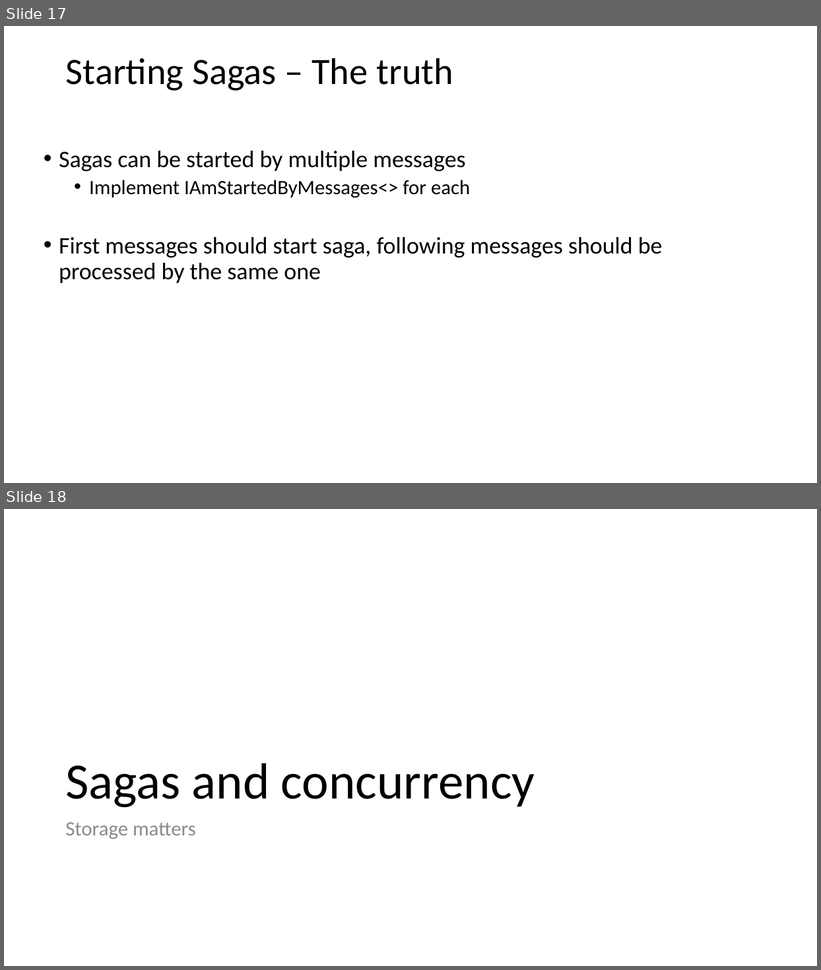
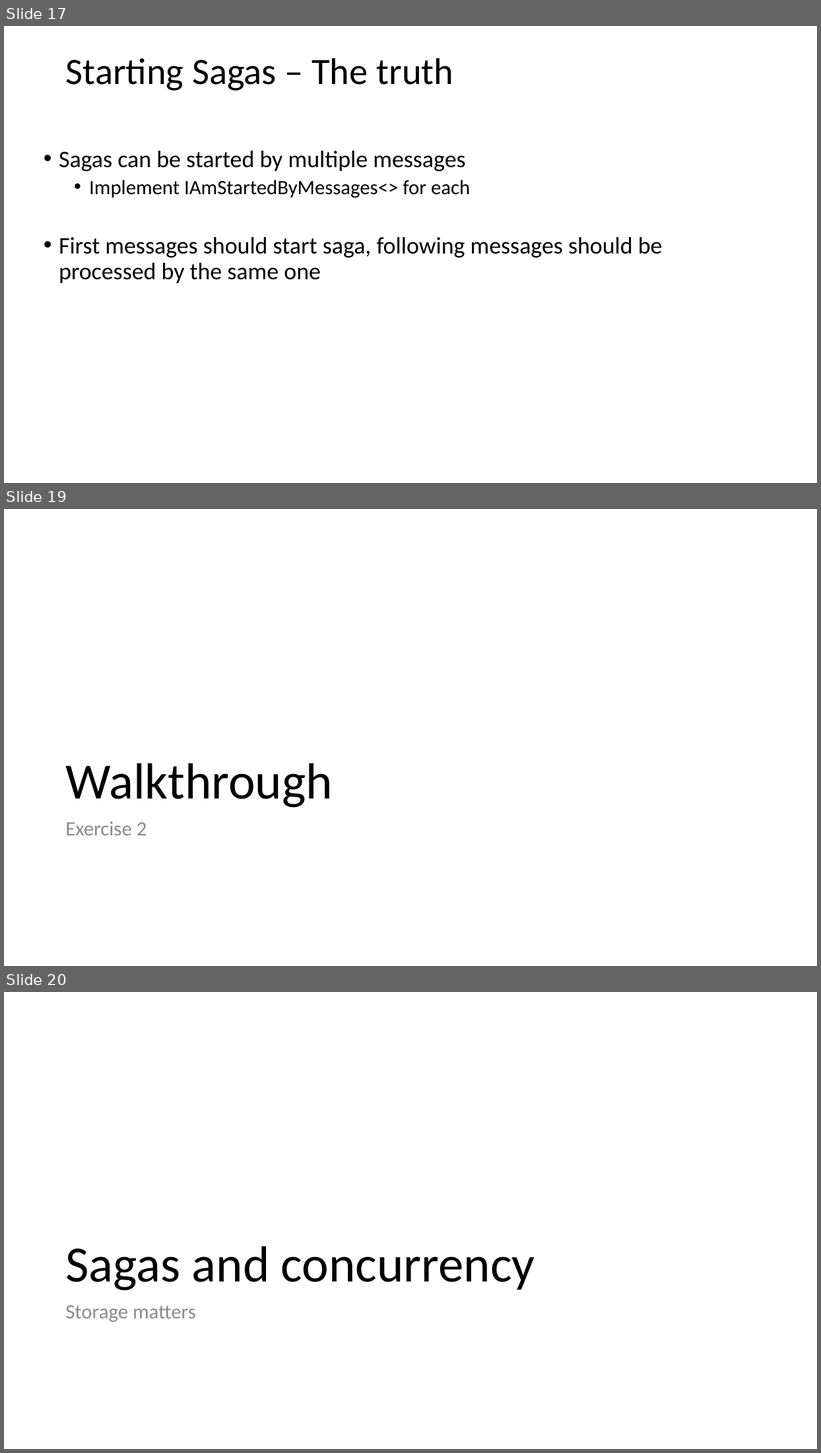
Before and after one commit to Particular/SagaMasterClass, a slide deck: SagaMasterClass.pptx. Shown one above the other, each under a label of ours: slides 17 and 18 before the commit, slides 17, 19 and 20 after it; the slides between them are not shown. The pictures are 821x970 and 821x1453 pixels, drawn with LibreOffice and Linux fonts; fonts in the diff are those of the drawing. Boxes give left, top, right and bottom in pixels: in the first picture for what was removed or moved away, otherwise in the second. Text is boxed around its words. In the diff, an @@ line names an element or a change of style, - is before the commit and + after.

```diff
--- a/SagaMasterClass.pptx
+++ b/SagaMasterClass.pptx
@@ slide 19 added at bbox=[4, 509, 817, 966], background #FFFFFF @@
@@ title added at bbox=[65, 763, 332, 808], 60 pt, text #000000 @@
+Walkthrough
@@ text added at bbox=[65, 822, 147, 836], 24 pt, text #8C8C8C @@
+Exercise 2
@@ what was slide 18 is now slide 20 @@
```
Also in this commit, not shown: 3 other slides added, 13 other files.
